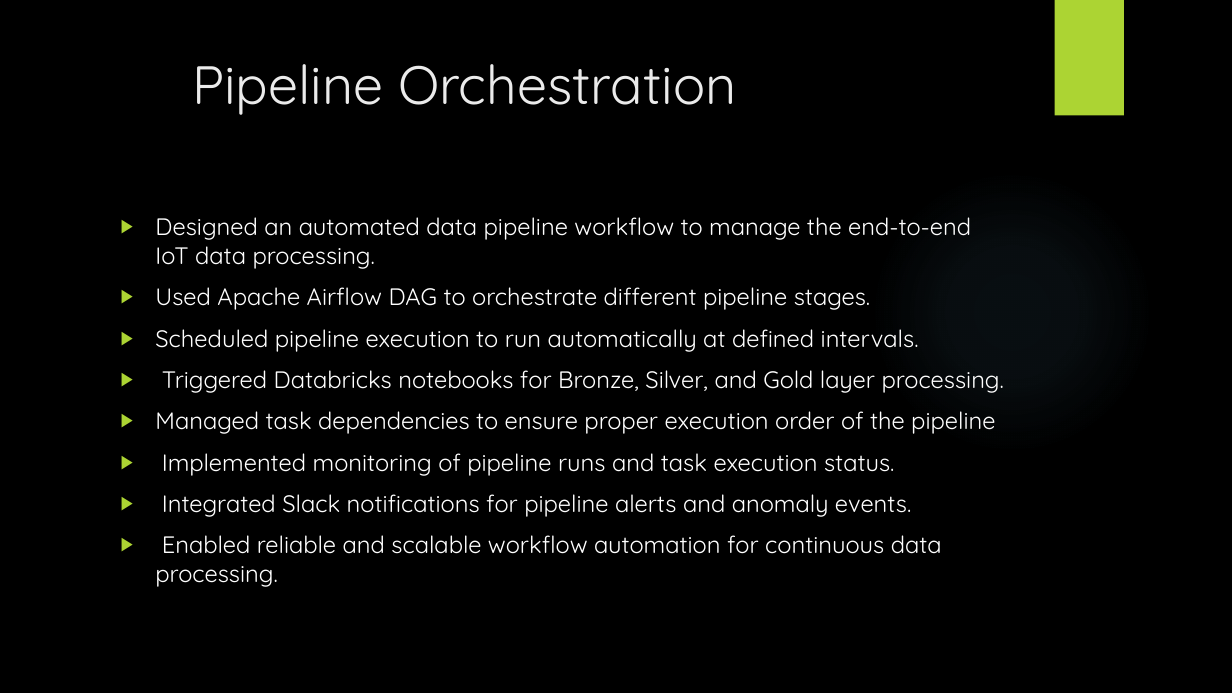
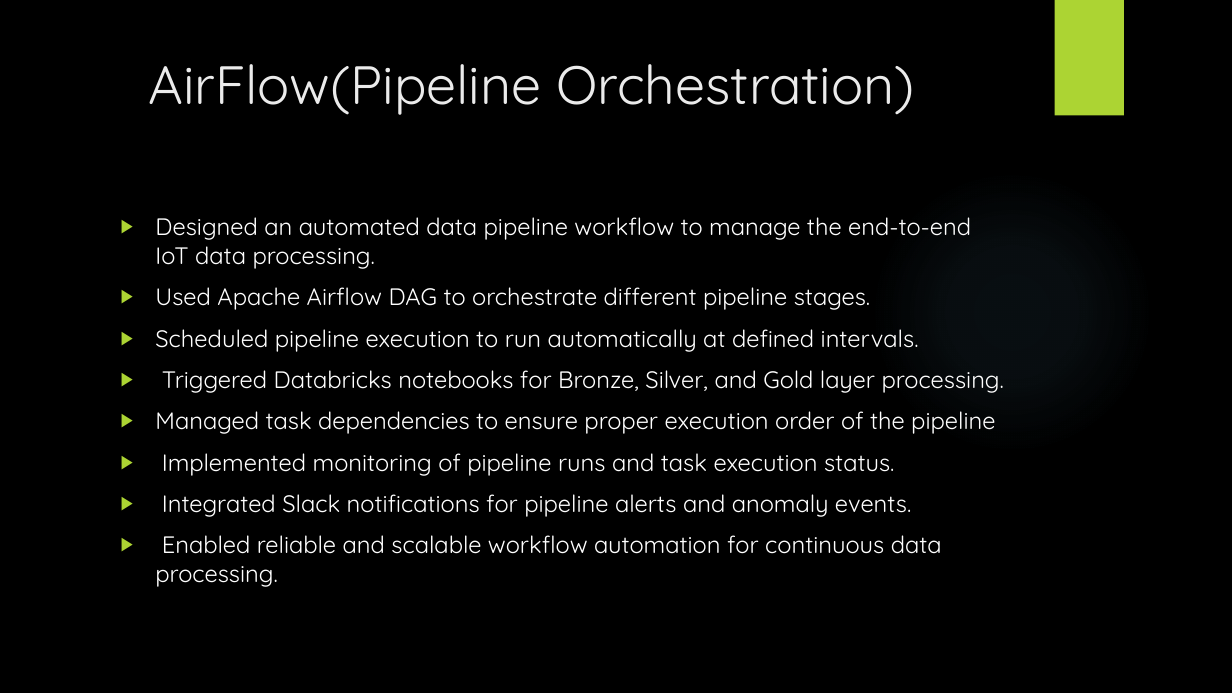
Before and after one commit to Mahendermaahi/-IoT-Sensor-Anomaly-Detection-Pipeline, a slide deck: slide 12 of Iot sensor anomoly detetction.pptx (slide 9 before the commit). Drawn at 1232x693 pixels with LibreOffice and Linux fonts; fonts in the diff are those of the drawing; background and template pictures are left out. Boxes give left, top, right and bottom in pixels: in the first picture for what was removed or moved away, otherwise in the second. Text is boxed around its words. In the diff, an @@ line names an element or a change of style, - is before the commit and + after.

```diff
--- a/Iot sensor anomoly detetction.pptx
+++ b/Iot sensor anomoly detetction.pptx
@@ title at [148,64,915,115]: text changed @@
-Pipeline Orchestration
+AirFlow(Pipeline Orchestration)
```
Also in this commit, not shown: 2 other slides changed, 4 slides added, 2 slides removed, 16 other files.
